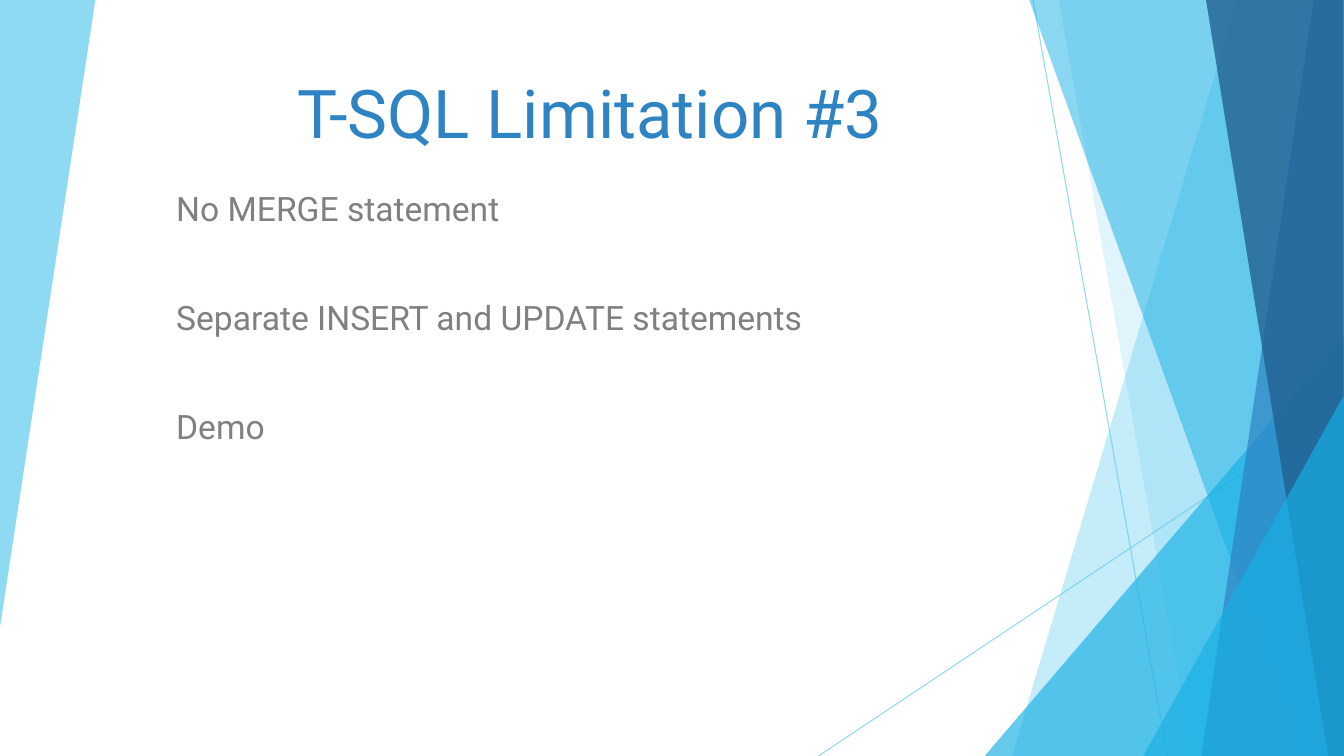
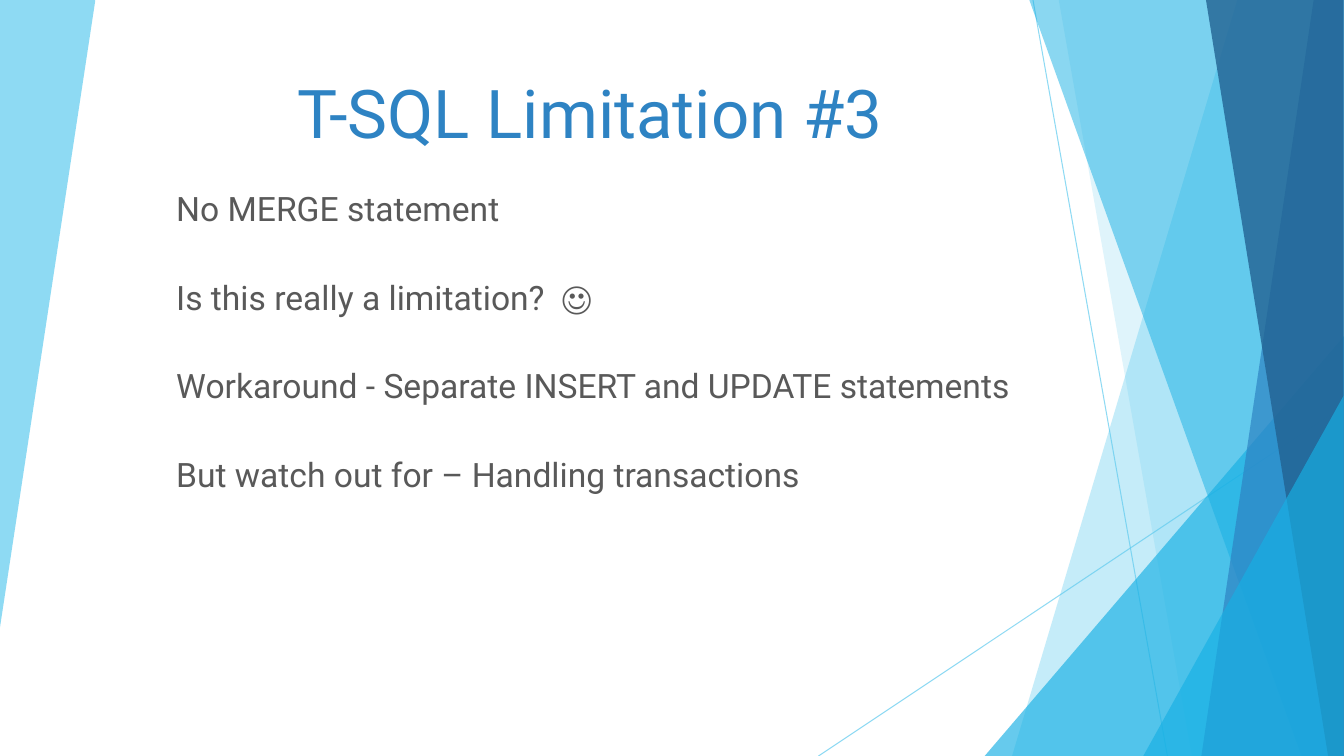
Before and after one commit to DrJekyll325/Presentations, a slide deck: slide 26 of Microsoft Fabric/Tips and Tricks for Microsoft Fabric Data Warehouse/20250717 - Nashville Power BI User Group - Tips and Tricks for Microsoft Fabric Data Warehouse.pptx (slide 23 before the commit). Drawn at 1344x756 pixels with LibreOffice and Linux fonts; fonts in the diff are those of the drawing. Boxes give left, top, right and bottom in pixels: in the first picture for what was removed or moved away, otherwise in the second. Text is boxed around its words. In the diff, an @@ line names an element or a change of style, - is before the commit and + after.

```diff
--- a/Microsoft Fabric/Tips and Tricks for Microsoft Fabric Data Warehouse/20250717 - Nashville Power BI User Group - Tips and Tricks for Microsoft Fabric Data Warehouse.pptx
+++ b/Microsoft Fabric/Tips and Tricks for Microsoft Fabric Data Warehouse/20250717 - Nashville Power BI User Group - Tips and Tricks for Microsoft Fabric Data Warehouse.pptx
@@ subtitle at <box>176,197,499,222</box>: text colour #808080 to #595959 in "No MERGE statement" @@
@@ subtitle at <box>176,285,1010,494</box>: text changed; text colour #808080 to #595959 @@
-Separate INSERT and UPDATE statements
-Demo
+Is this really a limitation? ☺
+Workaround - Separate INSERT and UPDATE statements
+But watch out for – Handling transactions
```
Also in this commit, not shown: 19 other slides changed, 3 slides added, 1 slide removed.
